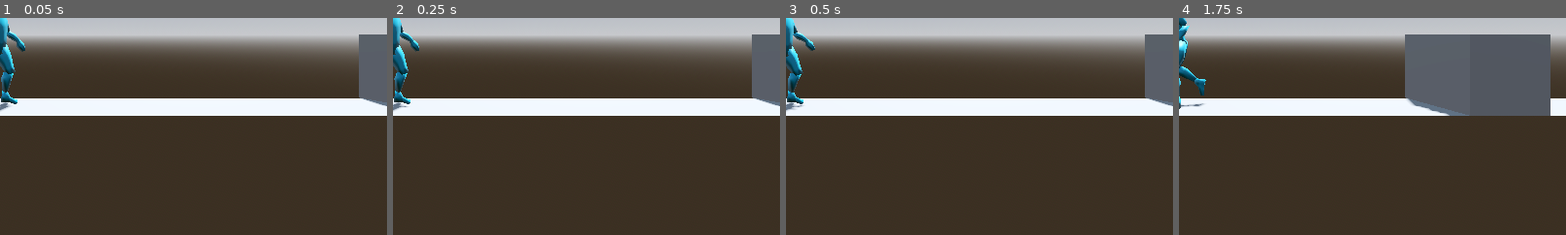
Above: before the commit, frames 1-4 (left to right).
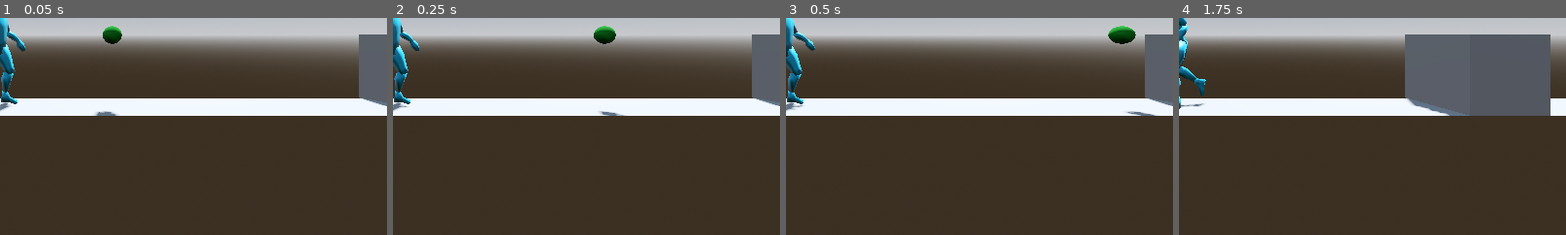
Above: after the commit, the same moments.

Repository: MeiirimZh/burning_forest_prototype
Game: Godot game, scene res://levels/world.tscn
The game is run twice, just before and just after one commit, with the same random seed, the same clock (stepped at 60 frames per second) and the same inputs. The project has no main scene, so this scene is started directly.
Inputs:
- Up to frame 1 (0.05 s): no input
- Up to frame 2 (0.25 s): no input
- Up to frame 3 (0.5 s): no input
- Up to frame 4 (1.75 s): hold D (right) 0.53-1.28 s; tap L (slide) at 0.6, 1.35 s; tap J (jump) at 0.77, 1.52 s; hold A (left) from 1.28 s (still down)
The pictures show only the part of the screen within x 50-100%, y 46-96%; the shares and areas given below are measured in that part.

The runs differ from the first frame. In frame 1, 0.4% of the frame differs, in the area x 24-32%, y 3-46%; in frame 2, 0.5%; in frame 3, 0.5%, in the area x 83-96%, y 3-46%; in frame 4, nothing differs.

Commit message:
Spirit projectile moves now

Diff:
--- a/levels/world.tscn
+++ b/levels/world.tscn
@@ -1,6 +1,7 @@
-[gd_scene load_steps=12 format=3 uid="uid://b7tpk1lt4xo34"]
+[gd_scene load_steps=13 format=3 uid="uid://b7tpk1lt4xo34"]
 
 [ext_resource type="PackedScene" uid="uid://ck1rkve1atrlh" path="res://scenes/spirit.tscn" id="1_1hhqs"]
+[ext_resource type="PackedScene" uid="uid://cjtptxy7jkotn" path="res://scenes/spirit_projectile.tscn" id="2_584yj"]
 
 [sub_resource type="ProceduralSkyMaterial" id="ProceduralSkyMaterial_sgncv"]
 sky_horizon_color = Color(0.64625, 0.65575, 0.67075, 1)
@@ -94,3 +95,6 @@
 
 [node name="MeshInstance3D" type="MeshInstance3D" parent="TutorialText3"]
 mesh = SubResource("TextMesh_kva5i")
+
+[node name="SpiritProjectile" parent="." instance=ExtResource("2_584yj")]
+transform = Transform3D(1, 0, 0, 0, 1, 0, 0, 0, 1, -7.60787, 1, 0)
--- a/scenes/spirit_projectile.tscn
+++ b/scenes/spirit_projectile.tscn
@@ -1,4 +1,6 @@
-[gd_scene load_steps=4 format=3 uid="uid://cjtptxy7jkotn"]
+[gd_scene load_steps=5 format=3 uid="uid://cjtptxy7jkotn"]
+
+[ext_resource type="Script" path="res://scripts/spirit_projectile.gd" id="1_w74fs"]
 
 [sub_resource type="StandardMaterial3D" id="StandardMaterial3D_jxl6v"]
 albedo_color = Color(6.97896e-07, 0.430378, 0.064752, 1)
@@ -12,9 +14,12 @@
 size = Vector3(0.25, 0.25, 0.25)
 
 [node name="SpiritProjectile" type="Area3D"]
+script = ExtResource("1_w74fs")
 
 [node name="MeshInstance3D" type="MeshInstance3D" parent="."]
 mesh = SubResource("SphereMesh_bkig8")
 
 [node name="CollisionShape3D" type="CollisionShape3D" parent="."]
 shape = SubResource("BoxShape3D_nq2hn")
+
+[node name="DisappearanceTimer" type="Timer" parent="."]
--- /dev/null
+++ b/scripts/spirit_projectile.gd
@@ -0,0 +1,7 @@
+extends Area3D
+
+# Physics variables
+@export var speed := 7.0
+
+func _process(delta: float) -> void:
+	position.x += speed * delta
